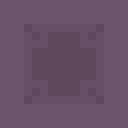
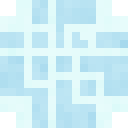
Two versions of the same layered image (128 x 128). Layer-by-layer changes:
renamed "Layer Group" to "demented", hid the group it (5 layers) over [0, 0, 128, 128]
hid "bottom.base copy" over [24, 24, 104, 104]
added group "crystals" (multiply) with 14 layers above "top.base copy #1" over [0, 0, 128, 128]
added layer "aqua.top.png" in group "crystals" over [0, 0, 128, 128]
added layer "top.base copy #1" above "owl.side #1" over [24, 24, 104, 104]
